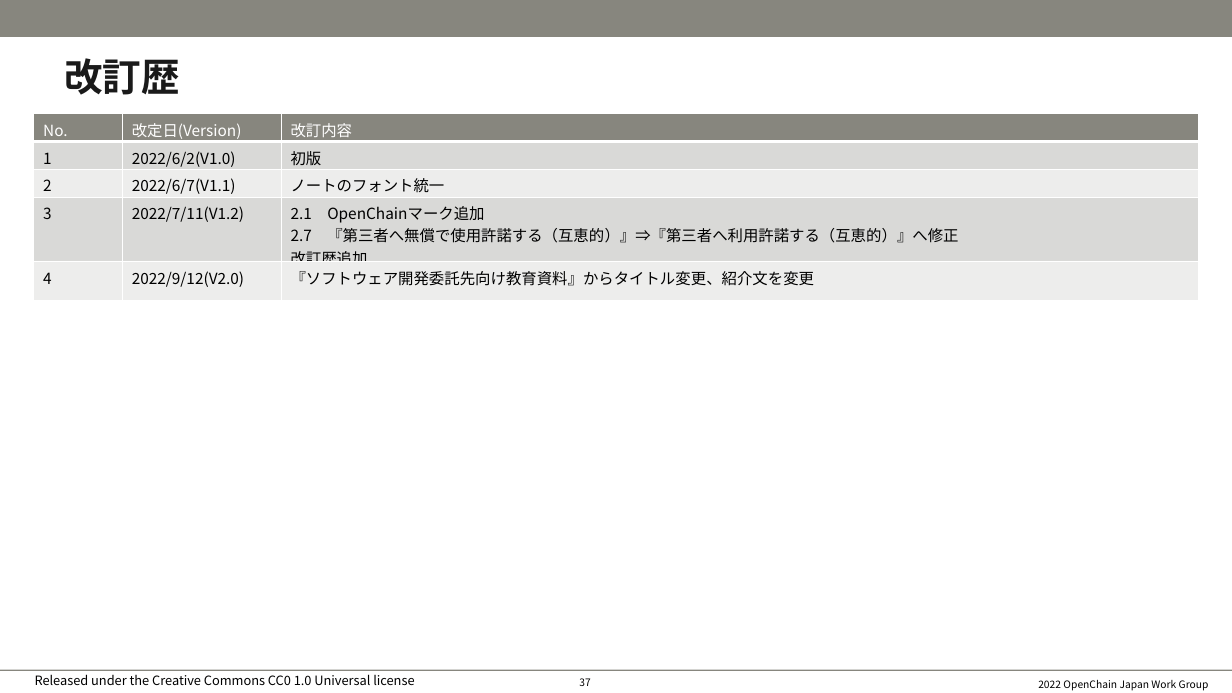
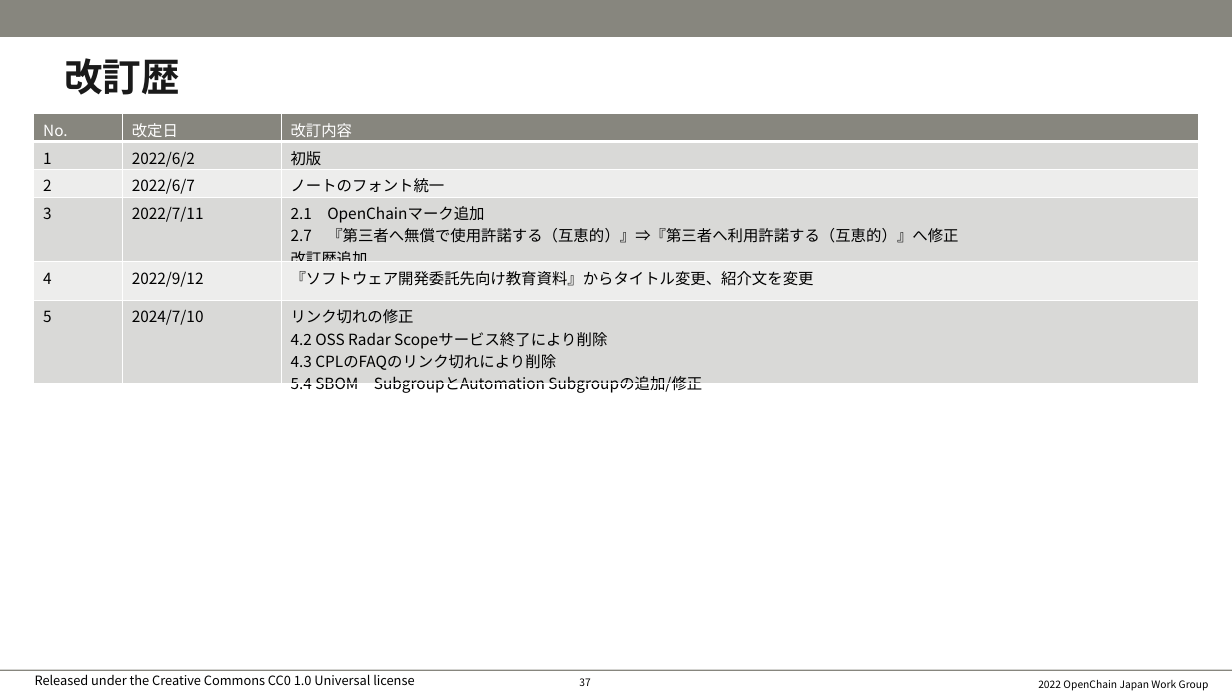
Before and after one commit to OpenChain-Project/OpenChain-JWG, a slide deck: slide 38 of Education_Material/Training/OSS教育資料(サプライチェーンリスクマネジメント･バージョン)ライセンス基礎-jp.pptx. Drawn at 1232x693 pixels with LibreOffice and Linux fonts; fonts in the diff are those of the drawing; background and template pictures are left out. Boxes give left, top, right and bottom in pixels: in the first picture for what was removed or moved away, otherwise in the second. Text is boxed around its words. In the diff, an @@ line names an element or a change of style, - is before the commit and + after.

```diff
--- a/Education_Material/Training/OSS教育資料(サプライチェーンリスクマネジメント･バージョン)ライセンス基礎-jp.pptx
+++ b/Education_Material/Training/OSS教育資料(サプライチェーンリスクマネジメント･バージョン)ライセンス基礎-jp.pptx
@@ table at [34,114,1199,397] @@
-row 1: No. | 改定日(Version) | 改訂内容
-row 2: 1 | 2022/6/2(V1.0) | 初版
-row 3: 2 | 2022/6/7(V1.1) | ノートのフォント統一
-row 4: 3 | 2022/7/11(V1.2) | 2.1 OpenChainマーク追加 / 2.7 『第三者へ無償で使用許諾する（互恵的）』⇒『第三者へ利用許諾する（互恵的）』へ修正 / 改訂歴追加
-row 5: 4 | 2022/9/12(V2.0) | 『ソフトウェア開発委託先向け教育資料』からタイトル変更、紹介文を変更
+row 1: No. | 改定日 | 改訂内容
+row 2: 1 | 2022/6/2 | 初版
+row 3: 2 | 2022/6/7 | ノートのフォント統一
+row 4: 3 | 2022/7/11 | 2.1 OpenChainマーク追加 / 2.7 『第三者へ無償で使用許諾する（互恵的）』⇒『第三者へ利用許諾する（互恵的）』へ修正 / 改訂歴追加
+row 5: 4 | 2022/9/12 | 『ソフトウェア開発委託先向け教育資料』からタイトル変更、紹介文を変更
+row 6: 5 | 2024/7/10 | リンク切れの修正 / 4.2 OSS Radar Scopeサービス終了により削除 / 4.3 CPLのFAQのリンク切れにより削除 / 5.4 SBOM SubgroupとAutomation Subgroupの追加/修正
```
Also in this commit, not shown: 3 other slides changed.
